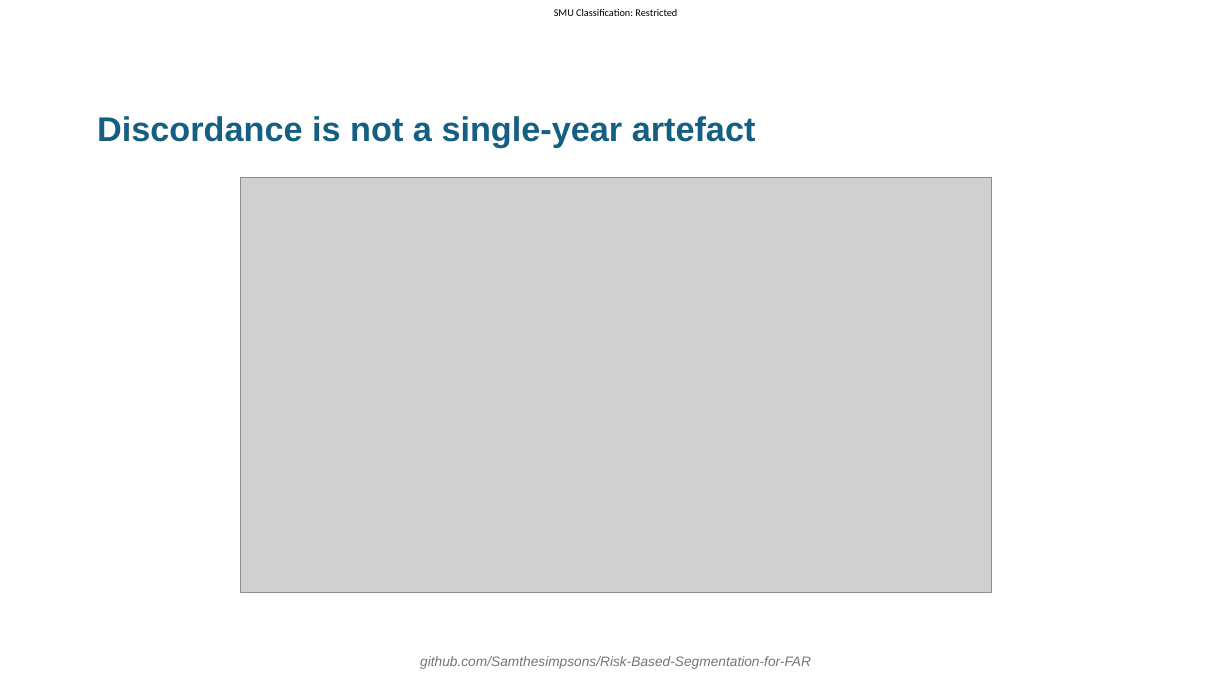
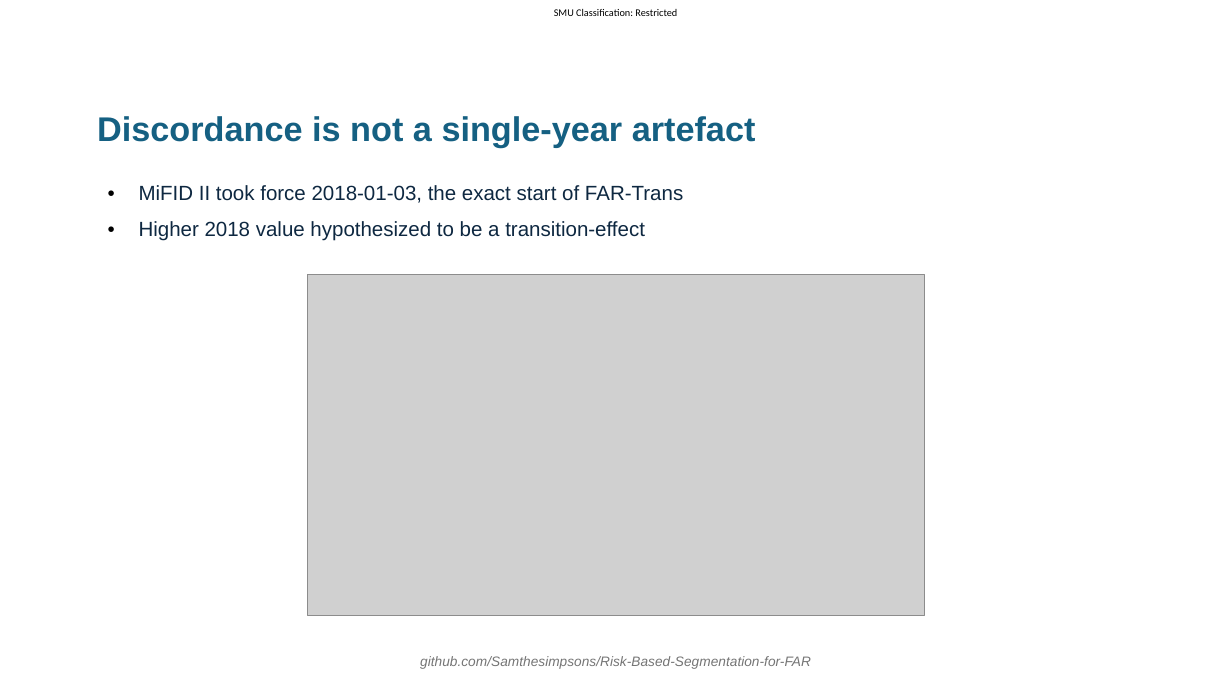
Before and after one commit to Samthesimpsons/Risk-Based-Segmentation-for-FAR, a slide deck: slide 11 of thesis/slides_draft_2/slides.pptx. Drawn at 1232x693 pixels with LibreOffice and Linux fonts; fonts in the diff are those of the drawing; grey boxes stand for pictures; background and template pictures are left out. Boxes give left, top, right and bottom in pixels: in the first picture for what was removed or moved away, otherwise in the second. Text is boxed around its words. In the diff, an @@ line names an element or a change of style, - is before the commit and + after.

```diff
--- a/thesis/slides_draft_2/slides.pptx
+++ b/thesis/slides_draft_2/slides.pptx
@@ text added at bbox=[139, 185, 683, 241], 12 pt, text #0E2841 @@
+• MiFID II took force 2018-01-03, the exact start of FAR-Trans
+• Higher 2018 value hypothesized to be a transition-effect
@@ picture: place and size @@
-picture at bbox=[240, 177, 992, 593]
+picture at bbox=[308, 275, 925, 616]
```
Also in this commit, not shown: 23 other slides changed.
